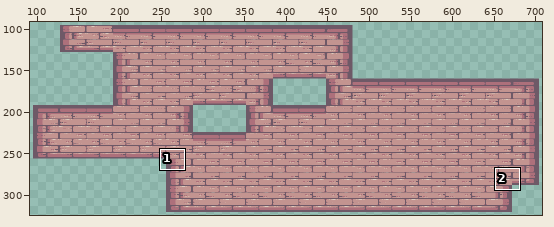
Edited in one commit: sprite sheet (assets/maps/kings-and-pigs/simplified/Level_1/Bg_textures.png). The picture above shows the old version from afar; the outline marks the close-up.
Close-up. Before the commit:
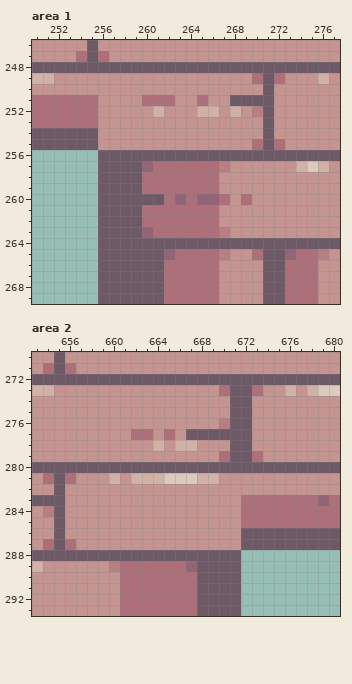
The file is 736x384 pixels. Shown: area 1: x 250..277, y 246..269; area 2: x 653..680, y 270..293. The wide view leaves out empty margins. The commit also changed other parts of the picture, which this record leaves out.
New version:
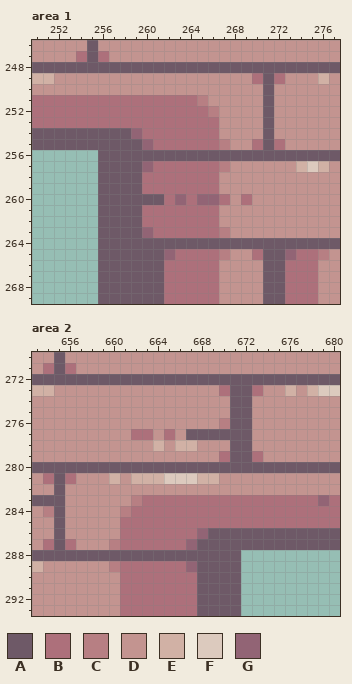
Palette (. is transparent): A #6e5967  B #ad707b  C #b77f83  D #c39490  E #d1b1a5  F #dccabe  G #926475
The exact change:
Area 1:
y 251: x 256..259 DDDD -> BBBB; x 263..265 DDB -> BBC; x 268..270 AAA -> DDD
y 252: x 256..266 DDDDDEDDDEE -> BBBBBBBBBBC; x 268 E -> D; x 270 C -> D
y 253: x 256..266 DDDDDDDDDDD -> BBBBBBBBBBB
y 254: x 256..266 DDDDDDDDDDD -> AAAGBBBBBBB
y 255: x 256..267 DDDDDDDDDDDD -> AAAAGBBBBBBC
Area 2:
y 283: x 662..671 DDDDDDDDDD -> CBBBBBBBBB
y 284: x 661..671 DDDDDDDDDDD -> CBBBBBBBBBB
y 285: x 661..671 DDDDDDDDDDD -> BBBBBBBBBBB
y 286: x 661..671 DDDDDDDDDDD -> BBBBBBBGAAA
y 287: x 660..671 DDDDDDDDDDDD -> CBBBBBBGAAAA
Boxes around the changes in both close-ups, in picture pixels (x1, y1, x2, y2):
changed: (98, 95, 263, 150)
changed: (109, 495, 241, 550)
